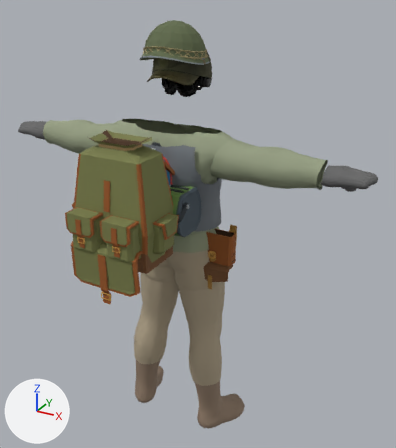
The glTF model public/assets/models/chr/chr_body_a_parts.glb: old version first, new version second.
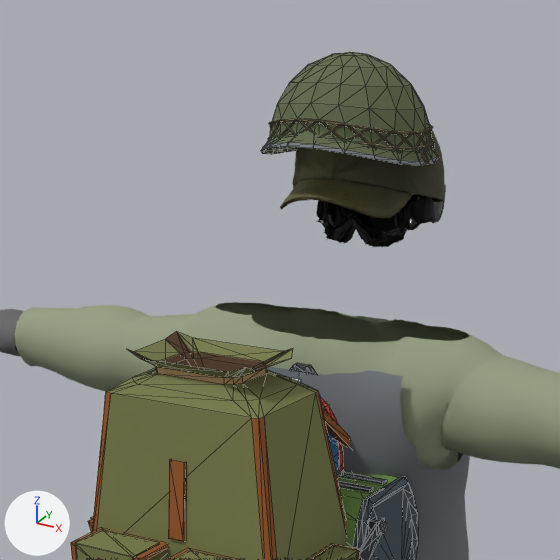
Old and new are each drawn whole from a 50 mm lens placed at (1.179, -1.945, 2.035), pointed at (0.129, -0.035, 1.08) and again close up on the part from 9% to 65% of the width and 0% to 49% of the height. Every picture has the same lights, and +X, +Y and +Z are marked at lower left. The older version's two pictures come first. The close-ups show mesh edges as thin lines. Vertices at exactly the same position are counted once.

The first close-up shows 'part_backpack_hiking', 'part_backpack_kit', 'part_cap', 'part_gloves', 'part_goggles', 'part_helmet_steel', 'part_jacket', 'part_vest' and 2 more.
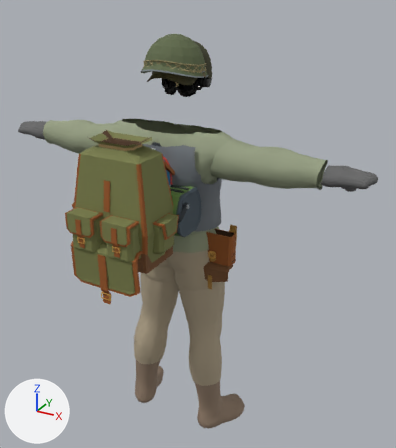
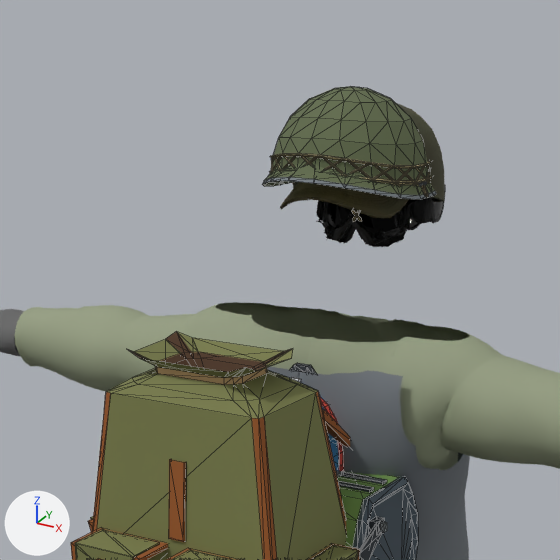
Changed parts and their boxes (x1, y1, x2, y2) in the close-ups (560 x 560 px):
'part_helmet_steel', moved: before (261, 52, 440, 165); after (263, 87, 437, 222)

Edits to the bpy script that builds the scene:
```text
Change me_part_helmet_steel:
    used by ob_part_helmet_steel; location = (0.0, 0.0, 0.0)
    remove me_part_helmet_steel.from_pydata(...)  # 576 vertices, 684 faces; spans x -0.136..0.136, y -0.138..0.155, z 1.7..1.903
    add me_part_helmet_steel.from_pydata(...)  # 576 vertices, 684 faces; spans x -0.136..0.136, y -0.138..0.155, z 1.65..1.853
    me_part_helmet_steel part 1: the whole mesh is moved by (0.0, 0.0, -0.05)
```
